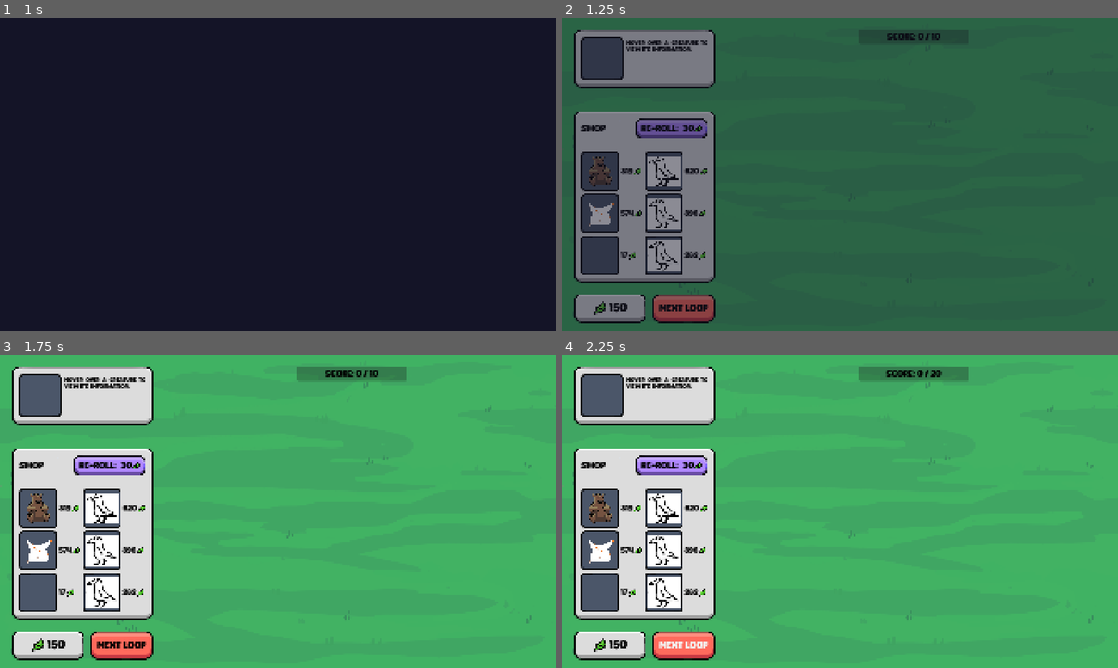
Above: before the commit, frames 1-4 (two rows, left to right).
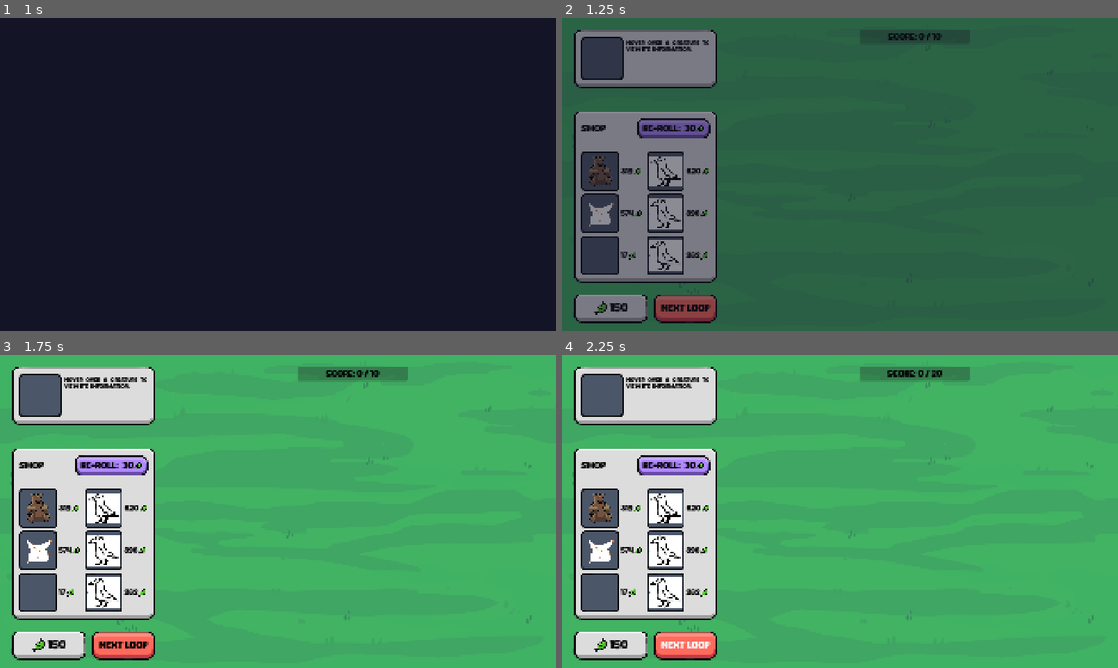
Above: after the commit, the same moments.

Repository: elliotfontaine/gmtk-2025-submission
Game: Godot game, scene res://scenes/main_menu.tscn
Two runs of this game, one before a commit and one after it. Both use one fixed random seed, a clock stepped at 60 frames per second and the inputs below. The engine's default icon, where the game draws it, is replaced by a stand-in: a white triangle on a blue panel in a dark square.
Inputs:
- Up to frame 1 (1 s): click "play." at 0.5 s
- Up to frame 2 (1.25 s): no input
- Up to frame 3 (1.75 s): click "Next Loop" at 1.25 s
- Up to frame 4 (2.25 s): click "Next Loop" at 2 s

Frame 1 is identical in both runs. In frame 2, 2.3% of the frame differs, in the area x 5-69%, y 3-98%; in frame 3, 2.5%, in the area x 5-74%, y 3-98%; in frame 4, 2.5%.

Commit message:
Update world.tscn

Diff:
--- a/scenes/world.tscn
+++ b/scenes/world.tscn
@@ -68,6 +68,7 @@
 mouse_filter = 2
 
 [node name="LeftSideUI" type="VBoxContainer" parent="UI/MarginContainer/HBoxContainer"]
+custom_minimum_size = Vector2(494, 0)
 layout_mode = 2
 theme_override_constants/separation = 40
 alignment = 1
